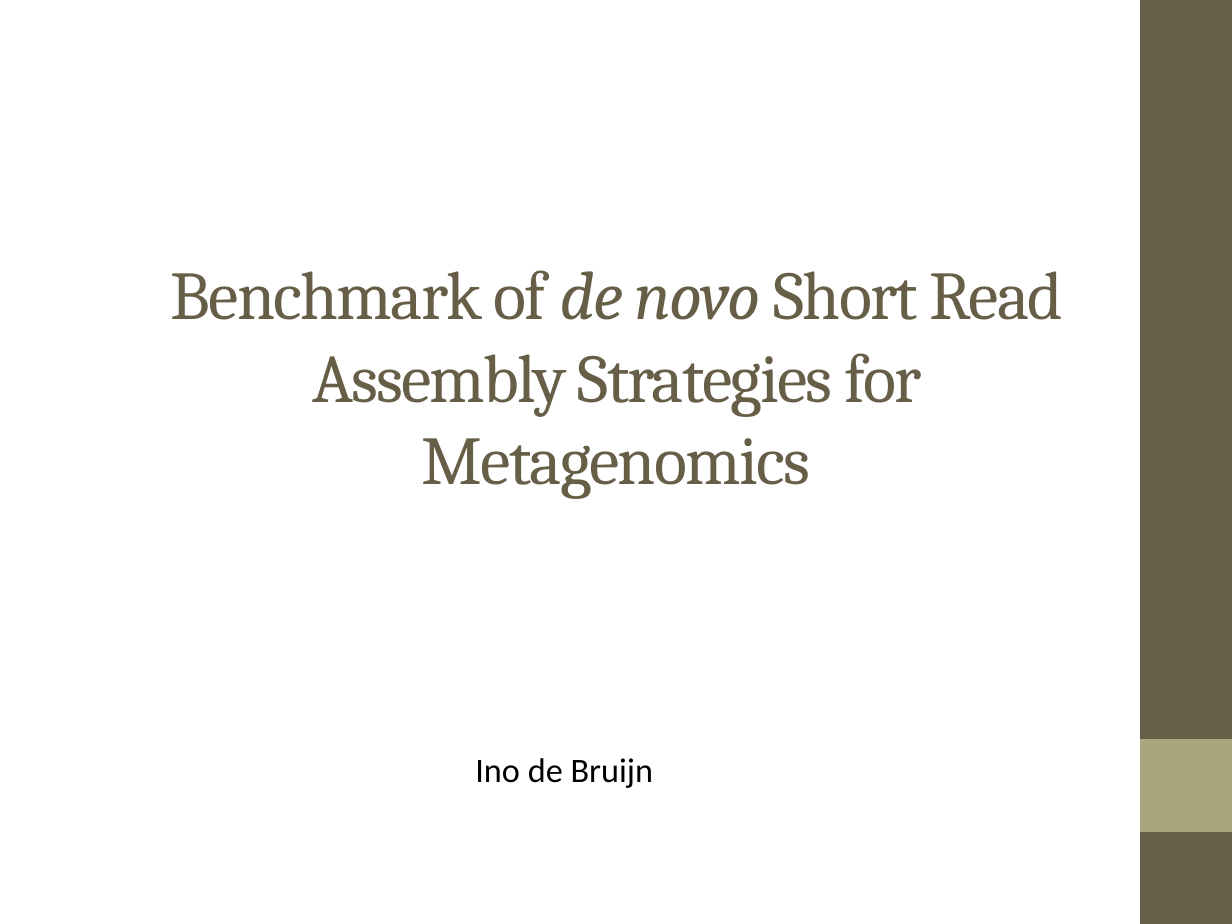
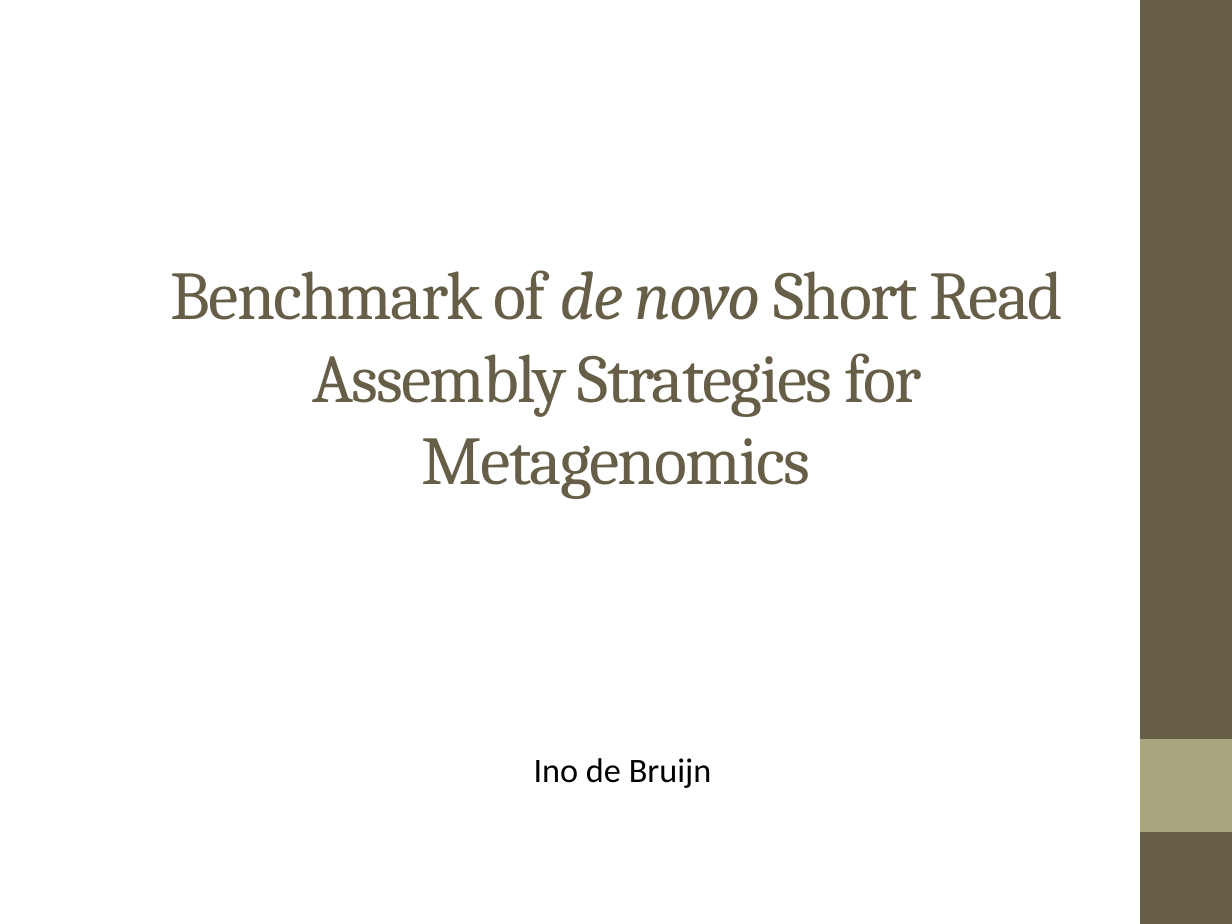
Before and after one commit to inodb/msc-thesis, a slide deck: slide 1 of presentation/msc-thesis.odp. Drawn at 1232x924 pixels with LibreOffice and Linux fonts; fonts in the diff are those of the drawing. Boxes give left, top, right and bottom in pixels: in the first picture for what was removed or moved away, otherwise in the second. Text is boxed around its words. In the diff, an @@ line names an element or a change of style, - is before the commit and + after.

Commit message:
Shortened presentation after practicing

```diff
--- a/presentation/msc-thesis.odp
+++ b/presentation/msc-thesis.odp
@@ text "Ino de Bruijn": place and size @@
-text "Ino de Bruijn" at bbox=[475, 758, 654, 788]
+text "Ino de Bruijn" at bbox=[534, 758, 712, 788]
```
Also in this commit, not shown: 13 other slides changed, 3 slides added, 1 other file.
